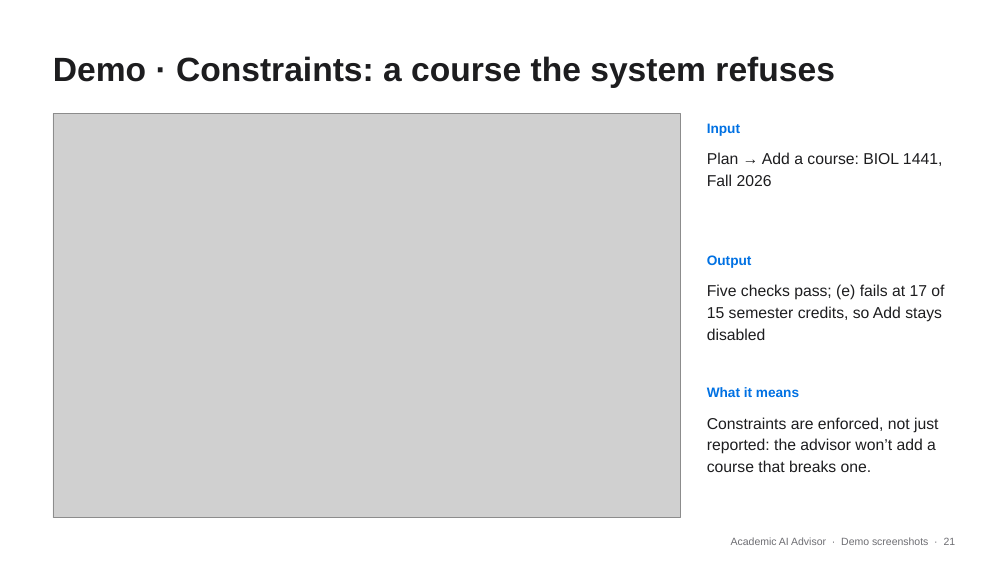
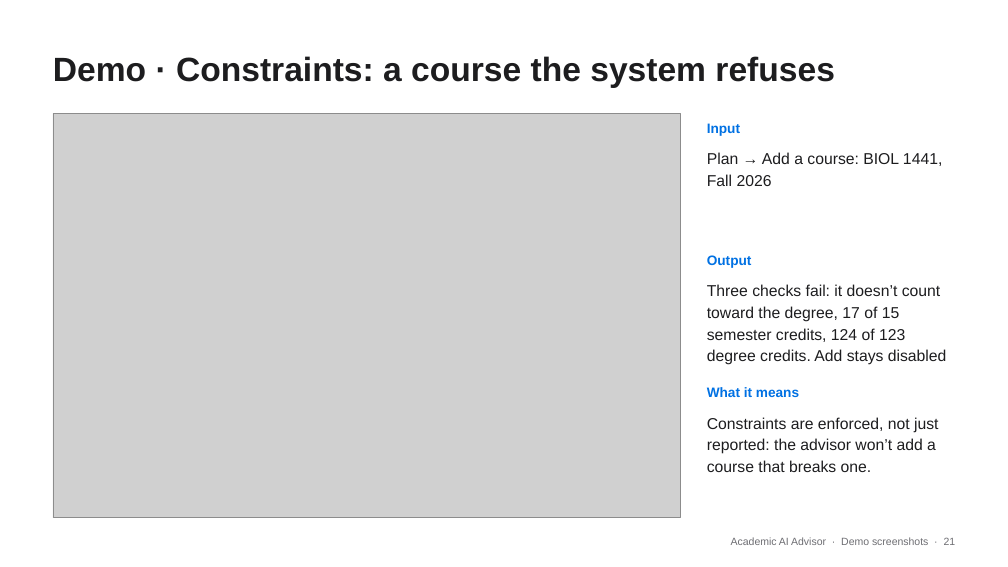
Before and after one commit to JordanTaylorGit/CSE-4392-AI-Academic-Advisor, a slide deck: slide 21 of deliverables/AI_Advisor_Presentation.pptx. Drawn at 1008x567 pixels with LibreOffice and Linux fonts; fonts in the diff are those of the drawing; grey boxes stand for pictures. Boxes give left, top, right and bottom in pixels: in the first picture for what was removed or moved away, otherwise in the second. Text is boxed around its words. In the diff, an @@ line names an element or a change of style, - is before the commit and + after.

```diff
--- a/deliverables/AI_Advisor_Presentation.pptx
+++ b/deliverables/AI_Advisor_Presentation.pptx
@@ text at (x1=707, y1=284, x2=947, y2=365): text changed @@
-Five checks pass; (e) fails at 17 of 15 semester credits, so Add stays disabled
+Three checks fail: it doesn’t count toward the degree, 17 of 15 semester credits, 124 of 123 degree credits. Add stays disabled
```
Also in this commit, not shown: 7 other slides changed, 20 other files.
